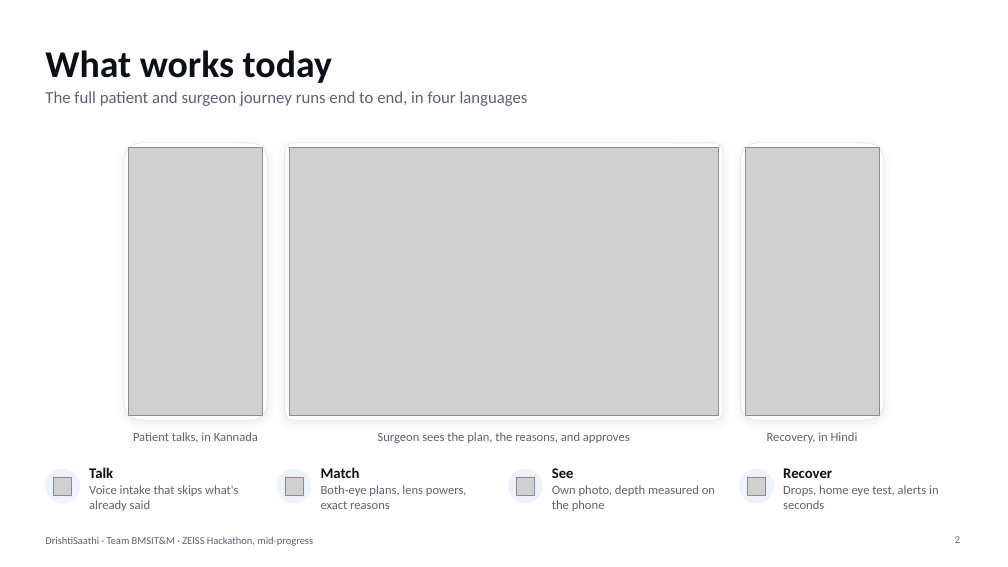
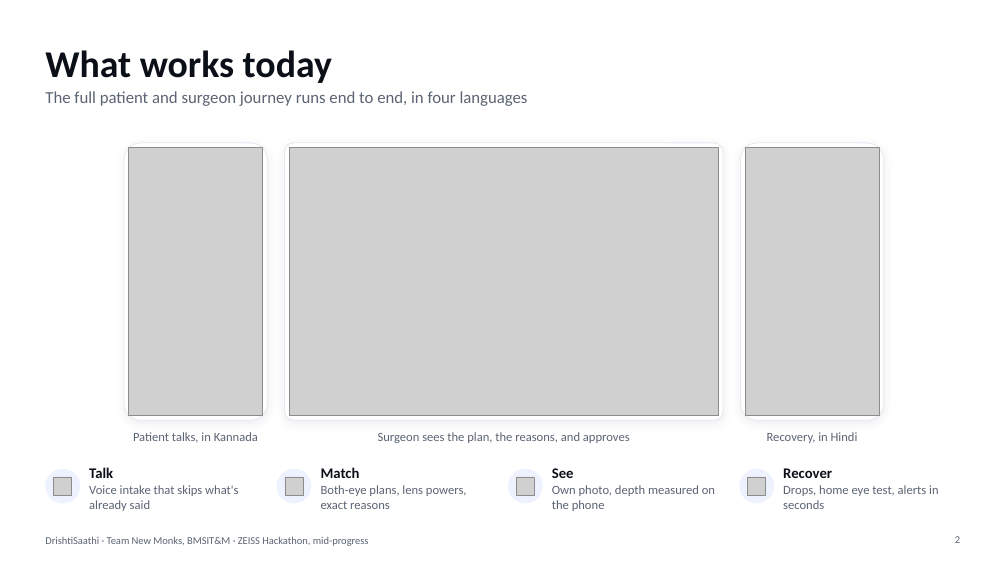
Before and after one commit to Chinmay9535/Beyondcode_NewMonks, a slide deck: slide 2 of docs/DrishtiSaathi-mid-progress.pptx. Drawn at 1008x567 pixels with LibreOffice and Linux fonts; fonts in the diff are those of the drawing; grey boxes stand for pictures; background and template pictures are left out. Boxes give left, top, right and bottom in pixels: in the first picture for what was removed or moved away, otherwise in the second. Text is boxed around its words. In the diff, an @@ line names an element or a change of style, - is before the commit and + after.

```diff
--- a/docs/DrishtiSaathi-mid-progress.pptx
+++ b/docs/DrishtiSaathi-mid-progress.pptx
@@ text at (45,536,369,546): text changed @@
-DrishtiSaathi · Team BMSIT&M · ZEISS Hackathon, mid-progress
+DrishtiSaathi · Team New Monks, BMSIT&M · ZEISS Hackathon, mid-progress
```
Also in this commit, not shown: 2 other slides changed, 3 other files.
